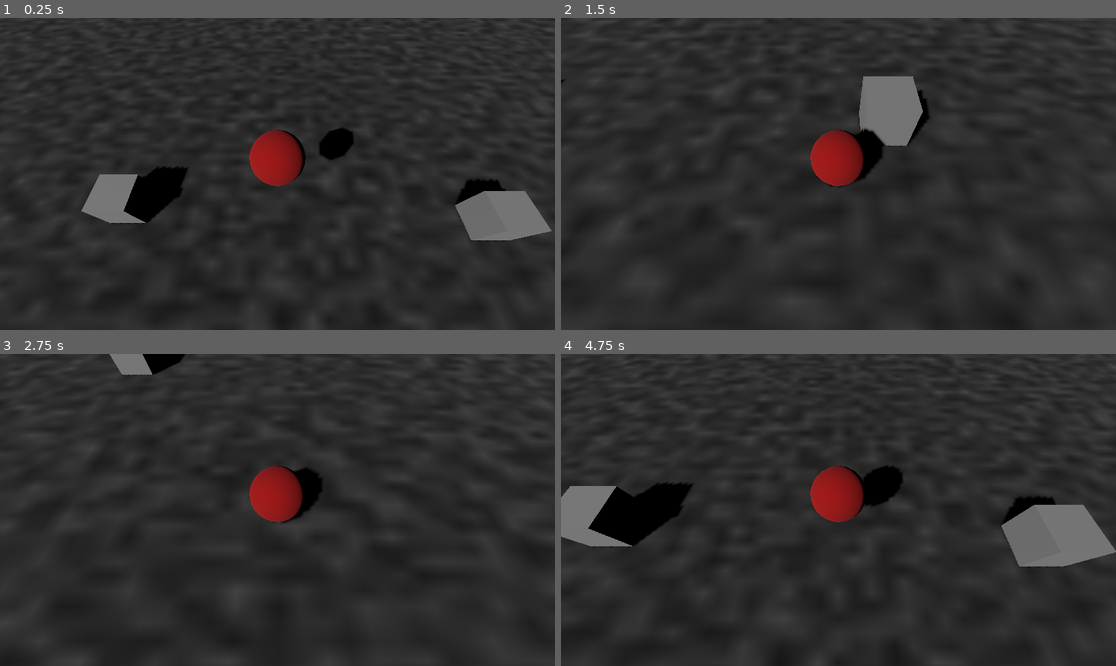
Above: before the commit, frames 1-4 (two rows, left to right).
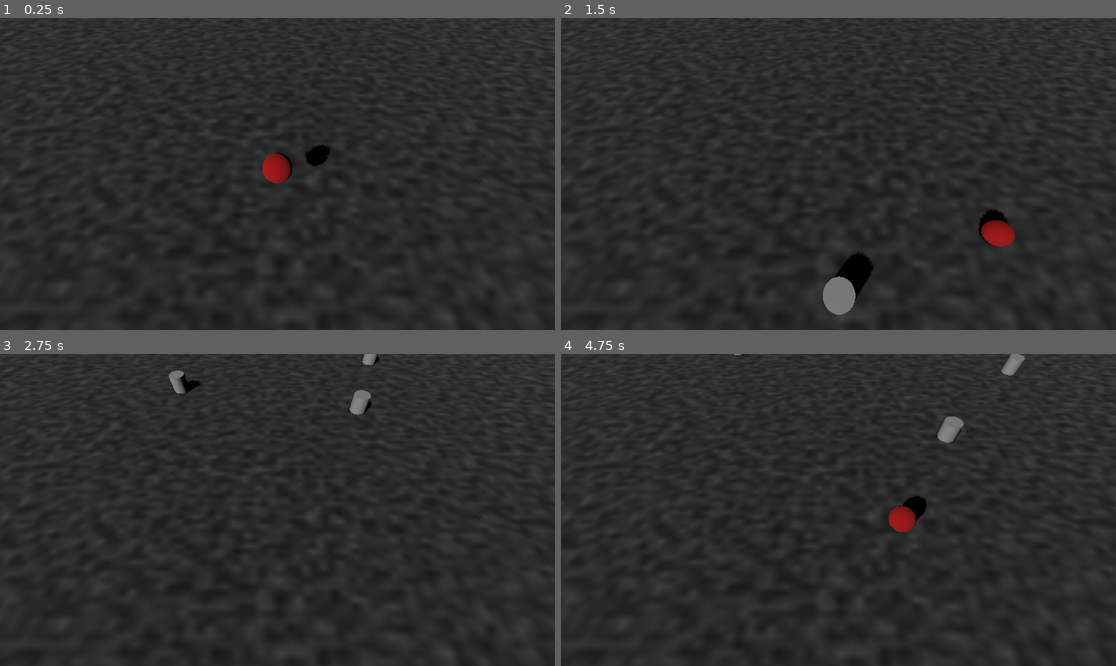
Above: after the commit, the same moments.

Repository: psmclancy/GodotSharingTest
Game: Godot game, scene res://Source/main.tscn
The game is run twice, just before and just after one commit, with the same random seed, the same clock (stepped at 60 frames per second) and the same inputs.
Inputs:
- Up to frame 1 (0.25 s): no input
- Up to frame 2 (1.5 s): tap Enter (ui_accept) at 0.5, 0.77 s; hold Right (ui_right) 0.53-1.28 s; hold Down (ui_down) from 1.28 s (still down)
- Up to frame 3 (2.75 s): tap Enter (ui_accept) at 1.52 s; release Down (ui_down) at 2.03 s; hold Right (ui_right) from 2.03 s (still down)
- Up to frame 4 (4.75 s): release Right (ui_right) at 2.78 s; hold Up (ui_up) 2.78-3.53 s; tap Enter (ui_accept) at 3.02, 3.77, 4.52 s; hold Left (ui_left) from 3.53 s (still down)

The runs differ from the first frame. In frame 1, 6.8% of the frame differs, in the area x 0-100%, y 0-98%; in frame 2, 5.9%; in frame 3, 3.4%; in frame 4, 10%, in the area x 0-100%, y 0-100%.

Commit message:
Adding mob spawning

Diff:
--- /dev/null
+++ b/Source/main.gd
@@ -0,0 +1,16 @@
+extends Node3D
+
+@export var mob_scene: PackedScene
+
+
+
+func _on_mob_timer_timeout():
+	var mob = mob_scene.instantiate()
+
+	var mob_spawn_location = get_node("SpawnPath/SpawnLocation")
+	mob_spawn_location.progress_ratio = randf()
+
+	var player_position = $Player.position
+	mob.initialize(mob_spawn_location.position, player_position)
+
+	add_child(mob)
--- a/Source/main.tscn
+++ b/Source/main.tscn
@@ -1,7 +1,8 @@
-[gd_scene load_steps=8 format=3 uid="uid://b7xr2u1g47hk2"]
+[gd_scene load_steps=10 format=3 uid="uid://b7xr2u1g47hk2"]
 
 [ext_resource type="PackedScene" uid="uid://cm2wah77sxu3l" path="res://Source/player.tscn" id="1_aa4nc"]
-[ext_resource type="PackedScene" uid="uid://igt0mxunlgy5" path="res://Source/obstacle.tscn" id="2_uv0kw"]
+[ext_resource type="Script" path="res://Source/main.gd" id="1_w3nfs"]
+[ext_resource type="PackedScene" uid="uid://b7ibfq808mfvv" path="res://Source/mob.tscn" id="3_t0oug"]
 
 [sub_resource type="BoxShape3D" id="BoxShape3D_8dohg"]
 size = Vector3(60, 2, 60)
@@ -19,9 +20,20 @@
 albedo_color = Color(0.341176, 0.341176, 0.341176, 1)
 albedo_texture = SubResource("NoiseTexture2D_wnipp")
 
+[sub_resource type="Curve3D" id="Curve3D_kesyb"]
+_data = {
+"points": PackedVector3Array(0, 0, 0, 0, 0, 0, -8.17199, 0, 5.27243, 0, 0, 0, 0, 0, 0, -24.1226, 0, -16.7452, 0, 0, 0, 0, 0, 0, 23.7781, 0, -17.577, 0, 0, 0, 0, 0, 0, 8.36573, 0, 5.37028, 0, 0, 0, 0, 0, 0, -8.17199, 0, 5.27243),
+"tilts": PackedFloat32Array(0, 0, 0, 0, 0)
+}
+point_count = 5
+
 [node name="Main" type="Node3D"]
+script = ExtResource("1_w3nfs")
+mob_scene = ExtResource("3_t0oug")
 
 [node name="Ground" type="StaticBody3D" parent="."]
+collision_layer = 4
+collision_mask = 0
 
 [node name="CollisionShape3D" type="CollisionShape3D" parent="Ground"]
 transform = Transform3D(1, 0, 0, 0, 1, 0, 0, 0, 1, 0, -1, 0)
@@ -35,14 +47,21 @@
 [node name="Player" parent="." instance=ExtResource("1_aa4nc")]
 transform = Transform3D(1, 0, 0, 0, 1, 0, 0, 0, 1, 0.0796604, 3.3794, 0.0558615)
 
-[node name="Camera3D" type="Camera3D" parent="Player"]
-transform = Transform3D(1, 3.10863e-15, 1.49012e-08, -1.29048e-08, 0.5, 0.866025, -7.45058e-09, -0.866026, 0.5, 0, 3.54318, 2.08558)
-
 [node name="DirectionalLight3D" type="DirectionalLight3D" parent="."]
 transform = Transform3D(0.798026, -0.307501, -0.518264, 0.596689, 0.523594, 0.608121, 0.0843621, -0.794539, 0.601325, 0, 6.0785, 0)
 shadow_enabled = true
 
-[node name="Obstacle" parent="." instance=ExtResource("2_uv0kw")]
+[node name="Camera3D" type="Camera3D" parent="."]
+transform = Transform3D(1, 3.99681e-15, 1.49012e-08, -1.29048e-08, 0.5, 0.866026, -7.45058e-09, -0.866026, 0.5, 0.0796604, 8.27661, 3.58882)
 
-[node name="Obstacle" parent="Obstacle" instance=ExtResource("2_uv0kw")]
-transform = Transform3D(1, 0, 0, 0, 1, 0, 0, 0, 1, 9.80941, 0.499999, 0.467634)
+[node name="SpawnPath" type="Path3D" parent="."]
+curve = SubResource("Curve3D_kesyb")
+
+[node name="SpawnLocation" type="PathFollow3D" parent="SpawnPath"]
+transform = Transform3D(0.809824, 0, 0.586673, 0, 1, 0, -0.586673, 0, 0.809824, -8.17199, 0, 5.27243)
+
+[node name="MobTimer" type="Timer" parent="."]
+wait_time = 0.5
+autostart = true
+
+[connection signal="timeout" from="MobTimer" to="." method="_on_mob_timer_timeout"]
--- a/Source/mob.gd
+++ b/Source/mob.gd
@@ -4,7 +4,7 @@
 @export var min_speed = 10
 @export var max_speed = 18
 
-func _physics_process(delta):
+func _physics_process(_delta):
 	move_and_slide()
 
 func initialize(start_position, player_position):
--- a/Source/mob.tscn
+++ b/Source/mob.tscn
@@ -9,6 +9,8 @@
 height = 1.0
 
 [node name="Mob" type="CharacterBody3D"]
+collision_layer = 2
+collision_mask = 0
 script = ExtResource("1_80agw")
 
 [node name="Pivot" type="Node3D" parent="."]
--- a/Source/player.tscn
+++ b/Source/player.tscn
@@ -10,6 +10,7 @@
 albedo_color = Color(0.619608, 0, 0, 1)
 
 [node name="Player" type="CharacterBody3D"]
+collision_mask = 6
 script = ExtResource("1_nyxql")
 
 [node name="CollisionShape3D" type="CollisionShape3D" parent="."]
--- a/project.godot
+++ b/project.godot
@@ -31,6 +31,12 @@
 import/blender/enabled=false
 import/fbx/enabled=false
 
+[layer_names]
+
+3d_physics/layer_1="player"
+3d_physics/layer_2="enemies"
+3d_physics/layer_3="world"
+
 [physics]
 
 3d/default_gravity=40.0
